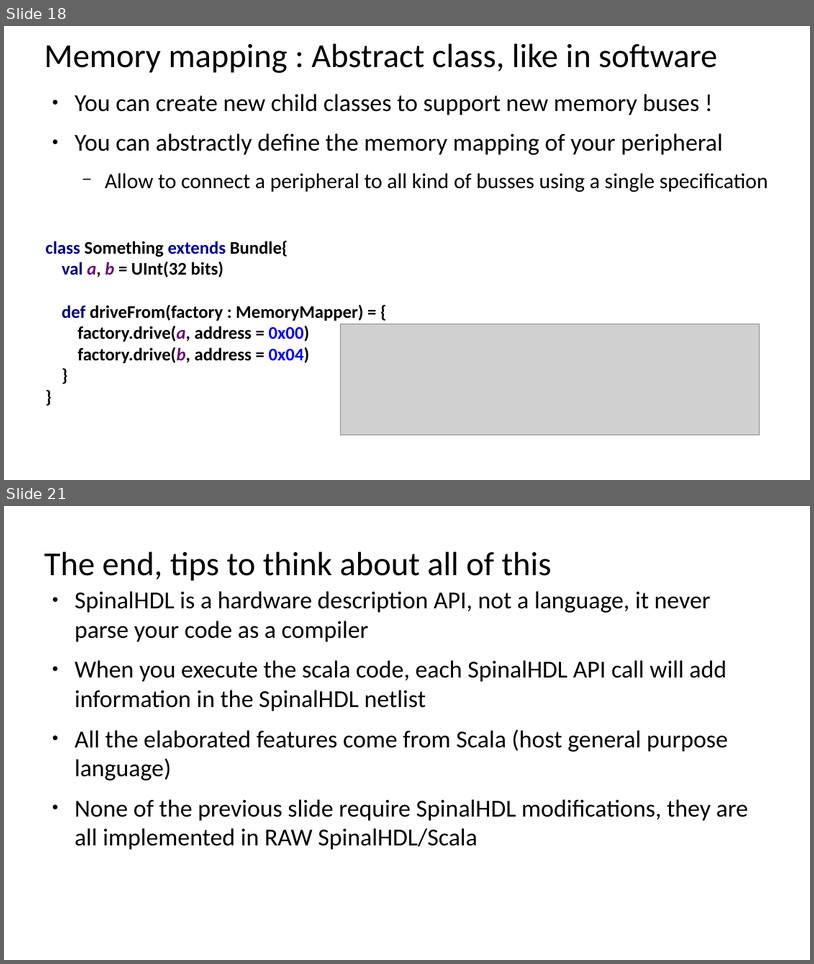
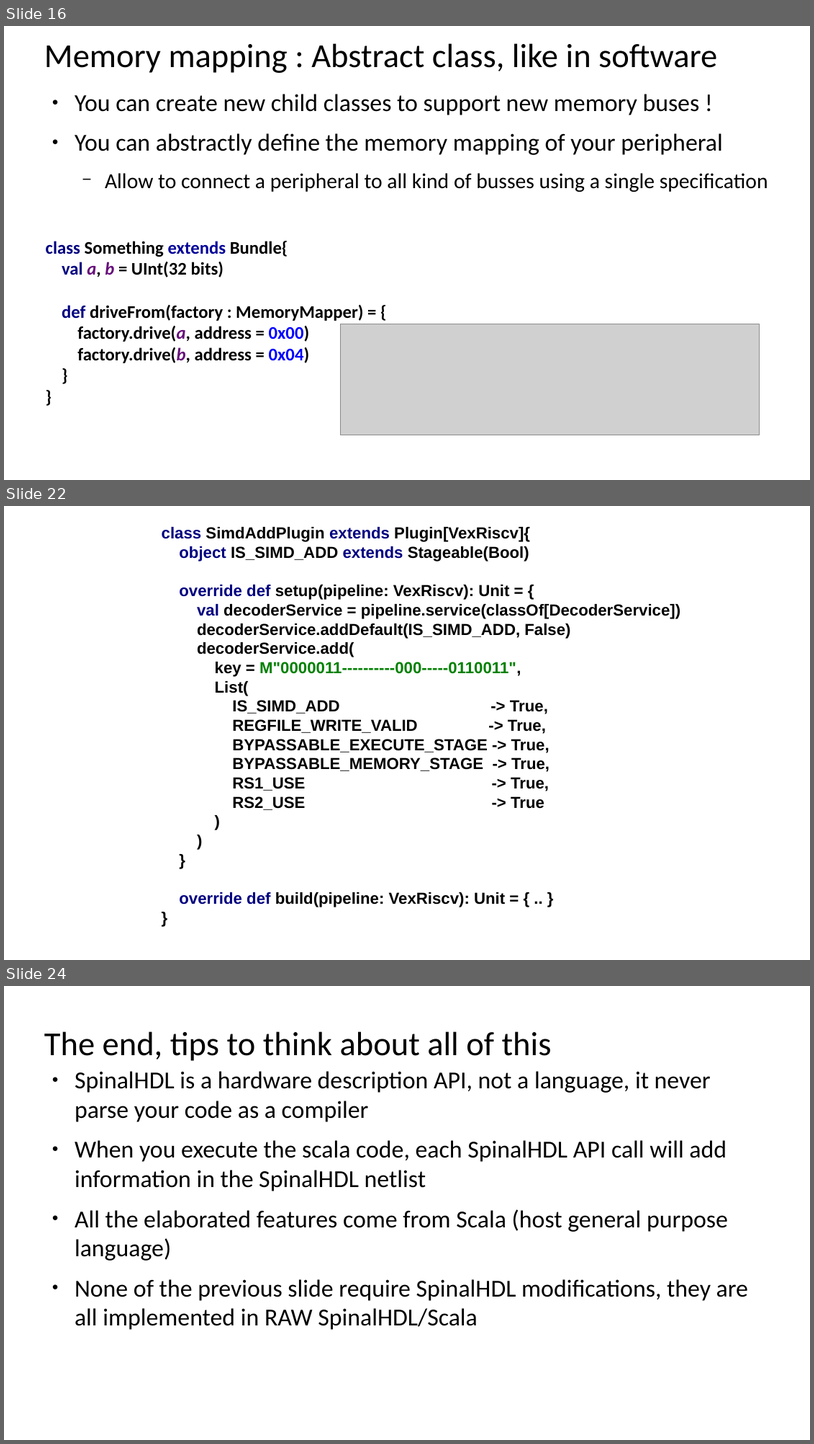
Before and after one commit to SpinalHDL/SpinalDoc, a slide deck: presentation/en/orconf2.odp. Shown one above the other, each under a label of ours: slides 18 and 21 before the commit, slides 16, 22 and 24 after it; the slides between them are not shown. The pictures are 814x964 and 814x1444 pixels, drawn with LibreOffice and Linux fonts; fonts in the diff are those of the drawing; grey boxes stand for pictures. Boxes give left, top, right and bottom in pixels: in the first picture for what was removed or moved away, otherwise in the second. Text is boxed around its words. In the diff, an @@ line names an element or a change of style, - is before the commit and + after.

```diff
--- a/presentation/en/orconf2.odp
+++ b/presentation/en/orconf2.odp
@@ slide 22 added at (x1=4, y1=506, x2=810, y2=960), background #FFFFFF @@
@@ text added at (x1=162, y1=527, x2=681, y2=907), 18 pt, text #000000, bold @@
+class SimdAddPlugin extends Plugin[VexRiscv]{
+object IS_SIMD_ADD extends Stageable(Bool)
+override def setup(pipeline: VexRiscv): Unit = {
+val decoderService = pipeline.service(classOf[DecoderService])
+decoderService.addDefault(IS_SIMD_ADD, False)
+decoderService.add(
+key = M"0000011----------000-----0110011",
+List(
+IS_SIMD_ADD -> True,
+REGFILE_WRITE_VALID -> True,
+BYPASSABLE_EXECUTE_STAGE -> True,
+BYPASSABLE_MEMORY_STAGE -> True,
+RS1_USE -> True,
+RS2_USE -> True
+)
+)
+}
+override def build(pipeline: VexRiscv): Unit = { .. }
+}
@@ what was slide 18 is now slide 16 @@
@@ what was slide 21 is now slide 24 @@
```
Also in this commit, not shown: 6 slides changed, 6 other slides added, 6 slides removed, 5 other files.
